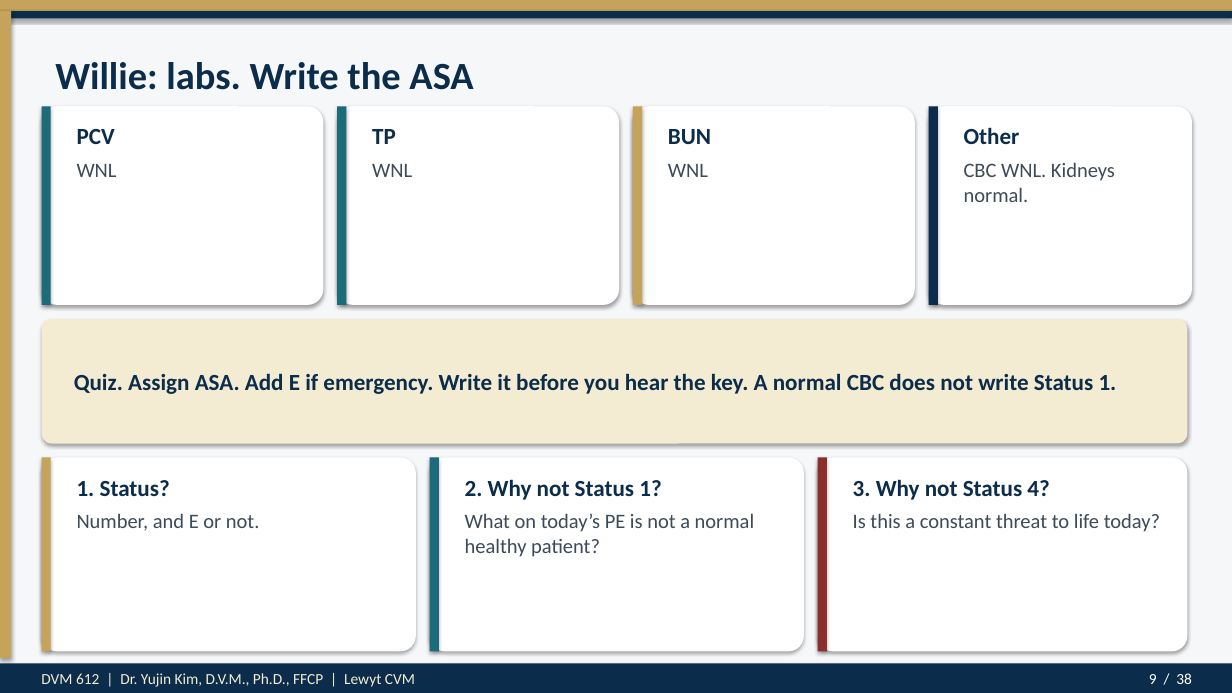
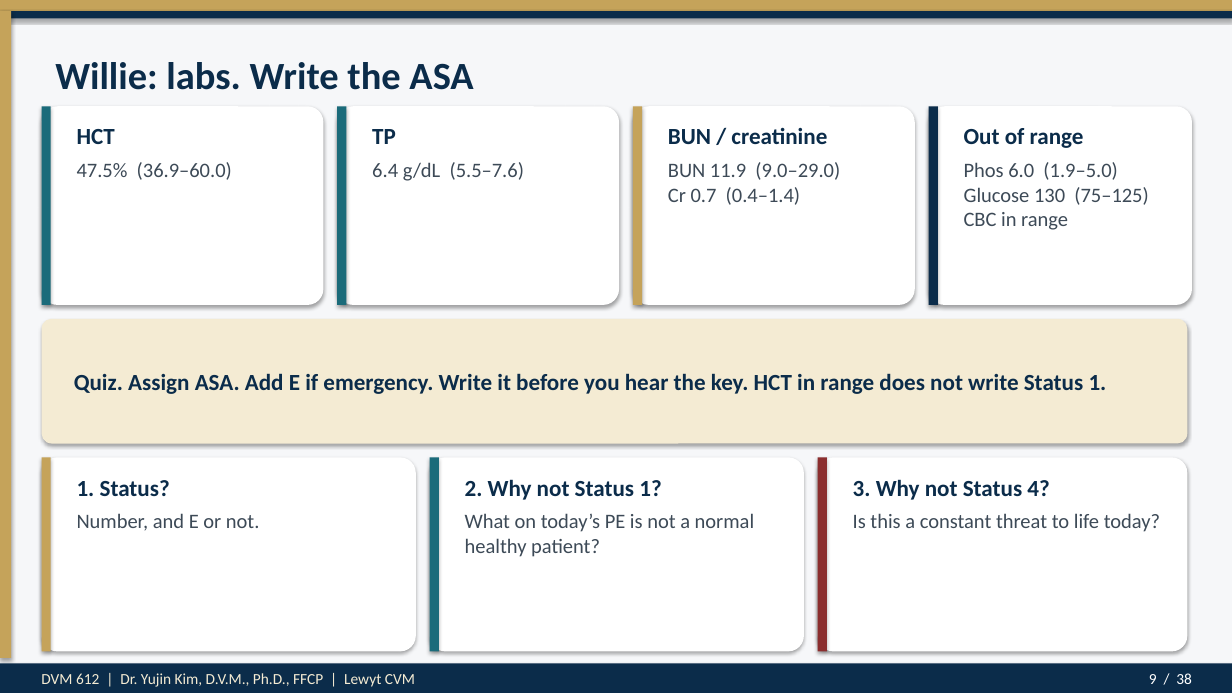
Before and after one commit to drkimvet/happycare, a slide deck: slide 9 of lectures/DVM-612_Week4_Preop_PatientPrep_Postop.pptx. Drawn at 1232x693 pixels with LibreOffice and Linux fonts; fonts in the diff are those of the drawing. Boxes give left, top, right and bottom in pixels: in the first picture for what was removed or moved away, otherwise in the second. Text is boxed around its words. In the diff, an @@ line names an element or a change of style, - is before the commit and + after.

```diff
--- a/lectures/DVM-612_Week4_Preop_PatientPrep_Postop.pptx
+++ b/lectures/DVM-612_Week4_Preop_PatientPrep_Postop.pptx
@@ text at bbox=[77, 129, 115, 144]: text changed @@
-PCV
+HCT
@@ text at bbox=[668, 127, 827, 144]: text changed @@
-BUN
+BUN / creatinine
@@ text at bbox=[964, 128, 1084, 148]: text changed @@
-Other
+Out of range
@@ text at bbox=[77, 162, 232, 180]: text changed @@
-WNL
+47.5% (36.9–60.0)
@@ text at bbox=[372, 162, 524, 181]: text changed @@
-WNL
+6.4 g/dL (5.5–7.6)
@@ text at bbox=[668, 162, 840, 205]: text changed @@
-WNL
+BUN 11.9 (9.0–29.0)
+Cr 0.7 (0.4–1.4)
@@ text at bbox=[964, 162, 1148, 230]: text changed @@
-CBC WNL. Kidneys normal.
+Phos 6.0 (1.9–5.0)
+Glucose 130 (75–125)
+CBC in range
@@ text at bbox=[74, 373, 1107, 394]: text changed @@
-Quiz. Assign ASA. Add E if emergency. Write it before you hear the key. A normal CBC does not write Status 1.
+Quiz. Assign ASA. Add E if emergency. Write it before you hear the key. HCT in range does not write Status 1.
```
Also in this commit, not shown: 3 other slides changed, 5 other files.
